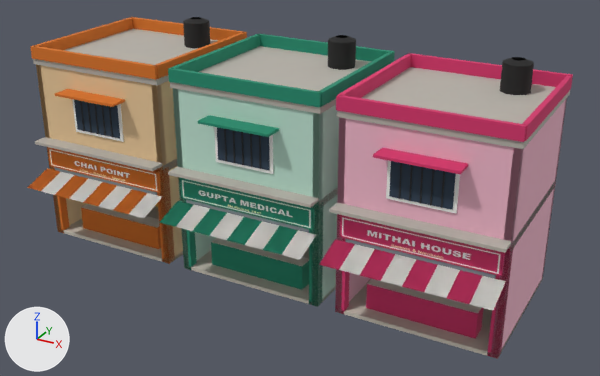
One commit to the Blender file assets/props/market/source/market.blend: the scene before it, then after it.
The view is the same before and after, from a 50 mm camera at (12.55, -19.38, 13.51) aimed at (0.78, 2.0, 2.82). Lighting does not change. The marker at lower left points along +X, +Y and +Z. The first picture is the older version.

In view in the first picture: 'MarketShop0', 'MarketShop1', 'MarketShop2'.
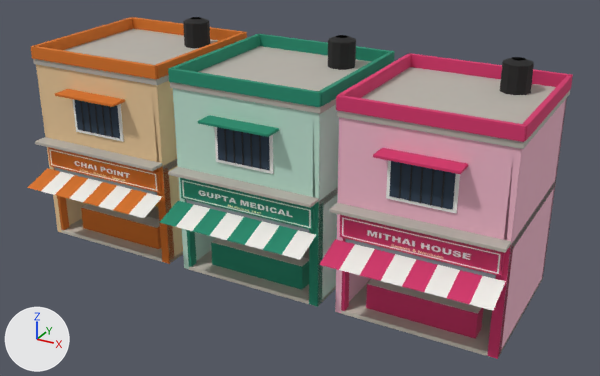
Pixel boxes [x1, y1, x2, y2] of what changed, in the pictures (600 x 376 px):
part 1 of me_marketshop0, cut back
    before: [34, 62, 183, 264]
    after: [34, 21, 183, 263]
part 2 of me_marketshop1, cut back
    before: [170, 82, 339, 306]
    after: [169, 70, 378, 305]
part 3 of me_marketshop2, cut back
    before: [337, 110, 526, 358]
    after: [330, 58, 572, 358]

The change, as a diff of the scene's bpy script:
```diff
--- a/assets/props/market/source/market.blend.py
+++ b/assets/props/market/source/market.blend.py
@@ me_marketshop0 @@
 # used by ob_marketshop0; location = (-5.6, 0.0, 0.0)
-me_marketshop0.from_pydata(...)  # 3170 vertices, 805 faces; spans x -2.58..2.58, y -1.1..5.09, z 0.0..7.35
+me_marketshop0.from_pydata(...)  # 3134 vertices, 3365 faces; spans x -2.58..2.58, y -1.1..5.09, z 0.0..7.35
+# me_marketshop0 part 1: 28 vertices moved within x -2.5..2.5, y 0.0..0.35, z 2.1..3.53; 582 vertices removed from x -2.55..2.55, y -1.1..5.05, z 0.0..7.25; 1882 vertices added at x -2.58..2.58, y -0.6..5.09, z 0.0..7.25
+# other edits to the shape of me_marketshop0 do not show in these pictures
 me_marketshop0.materials.append(mat_market)
@@ me_marketshop1 @@
 # used by ob_marketshop1; location = (0.0, 0.0, 0.0)
-me_marketshop1.from_pydata(...)  # 3050 vertices, 775 faces; spans x -2.58..2.58, y -1.1..5.09, z 0.0..7.35
+me_marketshop1.from_pydata(...)  # 3014 vertices, 3235 faces; spans x -2.58..2.58, y -1.1..5.09, z 0.0..7.35
+# me_marketshop1 part 2: 28 vertices moved within x -2.5..2.5, y 0.0..0.35, z 2.1..3.53; 594 vertices removed from x -2.55..2.55, y -1.1..5.05, z 0.0..7.25; 1750 vertices added at x -2.58..2.58, y -0.6..5.09, z 0.0..7.25
+# other edits to the shape of me_marketshop1 do not show in these pictures
 me_marketshop1.materials.append(mat_market)
@@ me_marketshop2 @@
 # used by ob_marketshop2; location = (5.6, 0.0, 0.0)
-me_marketshop2.from_pydata(...)  # 3098 vertices, 787 faces; spans x -2.58..2.58, y -1.1..5.09, z 0.0..7.35
+me_marketshop2.from_pydata(...)  # 3062 vertices, 3287 faces; spans x -2.58..2.58, y -1.1..5.09, z 0.0..7.35
+# me_marketshop2 part 3: 28 vertices moved within x -2.5..2.5, y 0.0..0.35, z 2.1..3.53; 582 vertices removed from x -2.55..2.55, y -1.1..5.0, z 0.0..7.25; 1778 vertices added at x -2.58..2.58, y -0.6..5.09, z 0.0..7.25
+# other edits to the shape of me_marketshop2 do not show in these pictures
 me_marketshop2.materials.append(mat_market)
```
